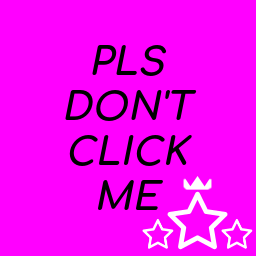
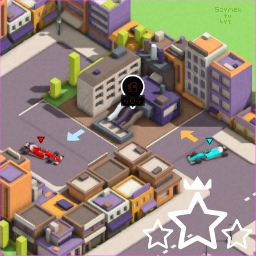
The second 256 × 256 image is a revision of the first. Changes to its layers:
hid "PLS ..." over (65, 45, 197, 210)
painted on "Background" over (0, 0, 256, 256)
